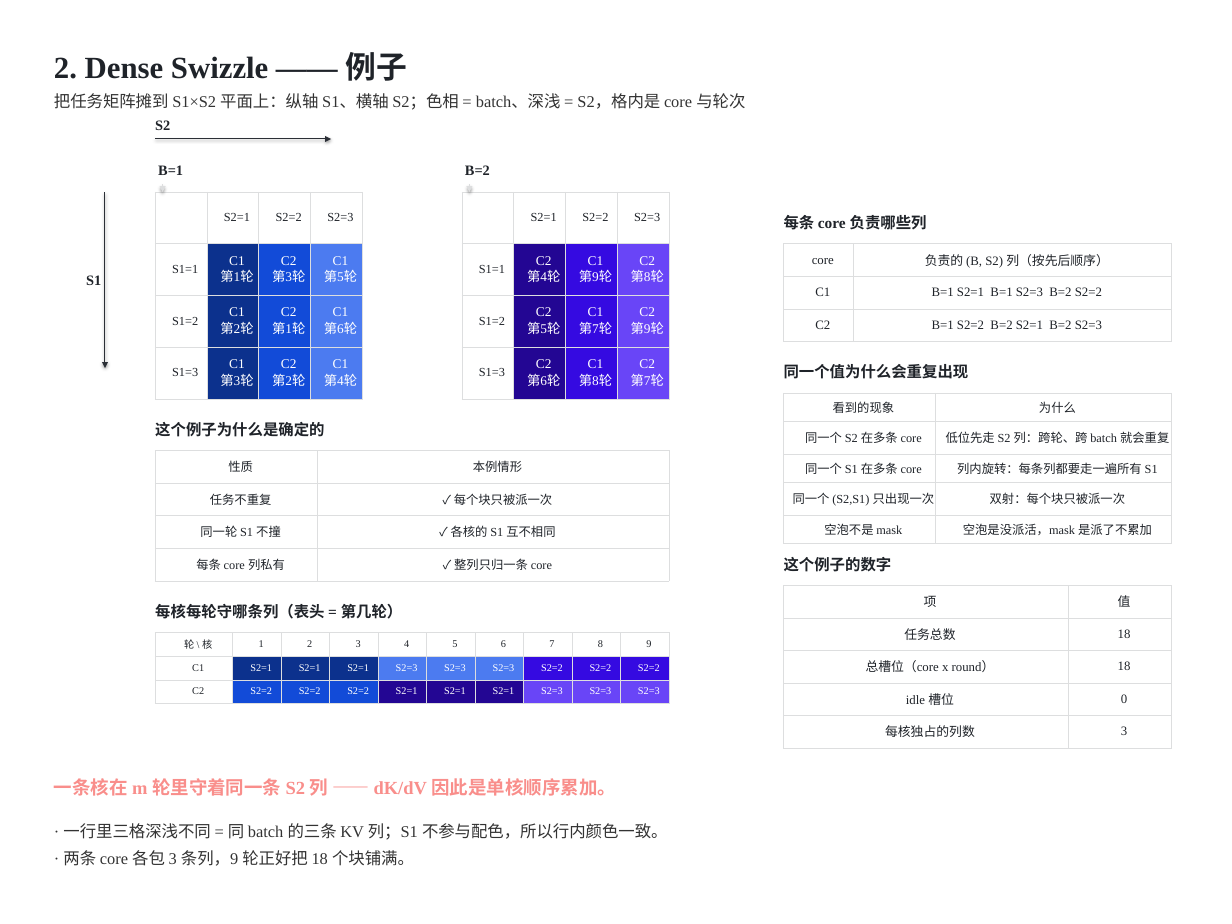
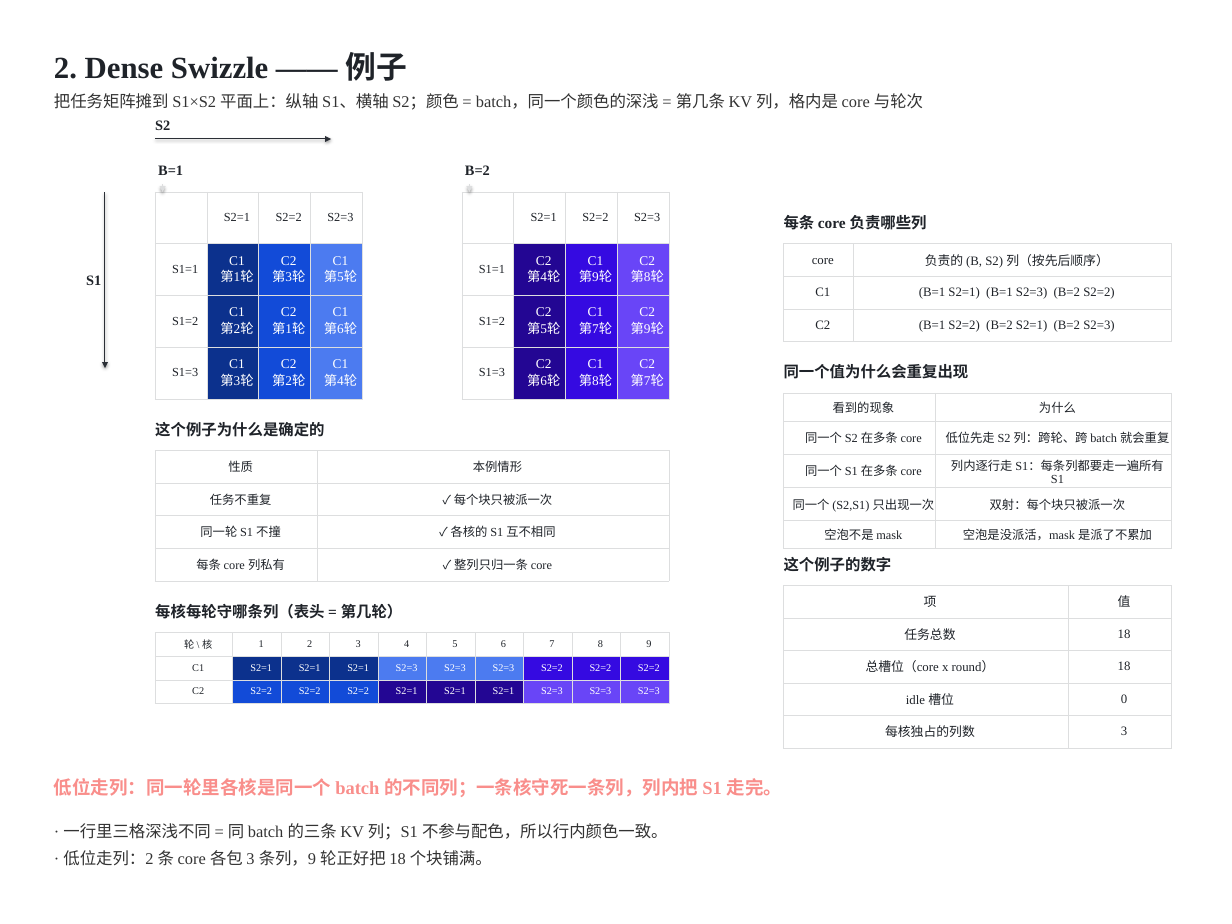
Before and after one commit to guomc9/SeeTen, a slide deck: slide 4 of cases/flash-attention-det-accum/out/v4-index-schedules.pptx. Drawn at 1232x924 pixels with LibreOffice and Linux fonts; fonts in the diff are those of the drawing. Boxes give left, top, right and bottom in pixels: in the first picture for what was removed or moved away, otherwise in the second. Text is boxed around its words. In the diff, an @@ line names an element or a change of style, - is before the commit and + after.

Commit message:
Explain the fold's virtual columns and how the two dense rules differ
- new page 4a: what a virtual row/column is - two real triangles fold into
  one rectangle, a table listing which real cells each virtual column is
  made of (with the batch count and buffer count), and a plain-vs-virtual
  comparison; the fold grid now shows the full real coordinate of each cell
  so the row/column flip is visible
- Dense Swizzle vs Dense Index: a selection table on both dense pages
  contrasting which axis the low task-id digit walks, where the cores land
  in one round, and when each rule is the right pick
- axis_grid: axis headers accept a `{v}` template (`虚拟列{v}`) and a
  head_size, so non-S1/S2 coordinate systems are labelled correctly
- cells holding several coordinates are bracketed ((B=1 S2=2) (B=2 S2=1))
- wording: drop "色相" and "旋转" in favour of plain descriptions
  (颜色 = batch / 颜色深浅 = 第几条 KV 列; 列内逐行走 S1; 先分批再分列)

```diff
--- a/cases/flash-attention-det-accum/out/v4-index-schedules.pptx
+++ b/cases/flash-attention-det-accum/out/v4-index-schedules.pptx
@@ text at <box>54,93,923,110</box>: text changed @@
-把任务矩阵摊到 S1×S2 平面上：纵轴 S1、横轴 S2；色相 = batch、深浅 = S2，格内是 core 与轮次
+把任务矩阵摊到 S1×S2 平面上：纵轴 S1、横轴 S2；颜色 = batch，同一个颜色的深浅 = 第几条 KV 列，格内是 core 与轮次
@@ table at <box>783,244,1171,341</box> @@
-row 2, column 2: B=1 S2=1 B=1 S2=3 B=2 S2=2
+row 2, column 2: (B=1 S2=1) (B=1 S2=3) (B=2 S2=2)
-row 3, column 2: B=1 S2=2 B=2 S2=1 B=2 S2=3
+row 3, column 2: (B=1 S2=2) (B=2 S2=1) (B=2 S2=3)
@@ table at <box>783,393,1171,544</box> @@
-row 3, column 2: 列内旋转：每条列都要走一遍所有 S1
+row 3, column 2: 列内逐行走 S1：每条列都要走一遍所有 S1
@@ text at <box>54,778,782,797</box>: text changed @@
-一条核在 m 轮里守着同一条 S2 列 —— dK/dV 因此是单核顺序累加。
+低位走列：同一轮里各核是同一个 batch 的不同列；一条核守死一条列，列内把 S1 走完。
@@ text at <box>63,850,492,866</box>: text changed @@
-· 两条 core 各包 3 条列，9 轮正好把 18 个块铺满。
+· 低位走列：2 条 core 各包 3 条列，9 轮正好把 18 个块铺满。
```
Also in this commit, not shown: 15 other slides changed, 1 slide added, 8 other files.
